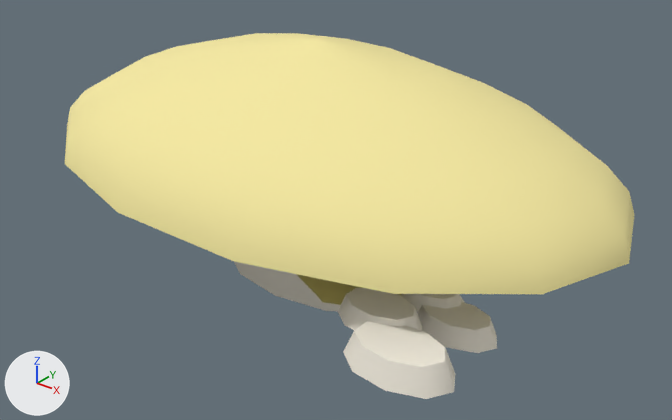
Two versions of the glTF model web-forest/public/model/species/pluteus-longistriatus.glb, one commit apart.
Both versions are drawn from a camera (50 mm lens) standing at (0.761, -0.878, 0.626) and looking at (0.059, -0.001, 0.083). The lights are fixed; the arrows at lower left show +X, +Y and +Z. The picture after the commit comes second. Where no turn or scale is listed for an object, it has been applied to the vertices. Vertices at exactly the same position are counted once.

Names of what the first picture shows: 'p0', 'p2', 'p4', 'p6', 'p8', 'stalk'.
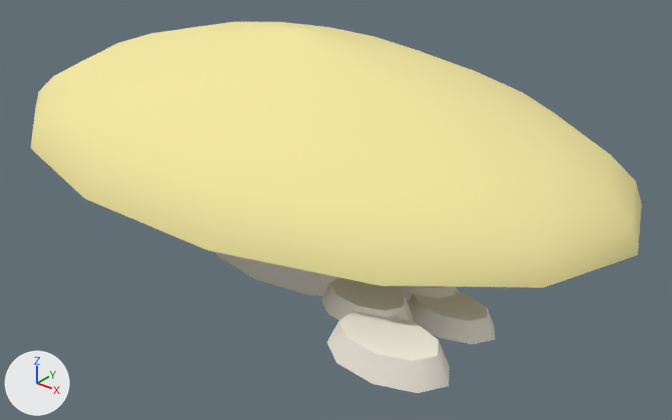
ob_body is not drawn itself; it is the parent of ob_p0, ob_p1, ob_p2, ob_p3, ob_p4, ob_p5, ob_p6, ob_p7.

Where the newer file only moved an object's origin or applied its transform, the numbers keep the older frame.

Pixel boxes [x1, y1, x2, y2] of what changed, in the pictures (672 x 420 px):
'stalk', reshaped (7% wider): before [65, 33, 634, 311]; after [31, 22, 642, 296]
'p4', moved, rescaled (10% wider): before [343, 321, 455, 399]; after [327, 311, 450, 393]
'p2', moved, rescaled (10% wider): before [418, 302, 497, 353]; after [408, 291, 495, 344]
'p8', moved, rescaled (9% wider): before [338, 287, 422, 330]; after [321, 278, 413, 322]
'p6', moved, rescaled: before [401, 294, 465, 312]; after [391, 286, 459, 301]
'p0', reshaped, moved, rescaled (mostly hidden afterwards): before [297, 274, 418, 310]; after [315, 273, 339, 286]
part 2 of me_mesh_1, deleted (brown): before [297, 274, 418, 310]

The change, as a diff of the scene's bpy script:
```diff
--- a/web-forest/public/model/species/pluteus-longistriatus.glb.py
+++ b/web-forest/public/model/species/pluteus-longistriatus.glb.py
@@ me_mesh_0 @@
 # used by ob_stalk; location = (0.05, -0.023, 0.0)
-me_mesh_0.from_pydata(...)  # 449 vertices, 844 faces; spans x -0.418..0.418, y -0.255..0.255, z 0.0..0.32
+me_mesh_0.from_pydata(...)  # 449 vertices, 844 faces; spans x -0.517..0.418, y -0.255..0.3, z 0.0..0.32
+# me_mesh_0 part 1: the loose piece of 147 vertices spanning x -0.418..0.418, y -0.255..0.255, z 0.0..0.32 is scaled about its middle by (1.12, 1.09, 1), then moved by (-0.05, 0.023, 0.0)
+# other edits to the shape of me_mesh_0 do not show in these pictures
 me_mesh_0.materials.append(mat_flat)
@@ me_mesh_1 @@
 # used by ob_p0; parent = ob_body; location = (0.0, 0.0, 0.216); rotation_euler = (0.0, -0.00466, 0.0), in degrees (0, -0.3, 0)
-me_mesh_1.from_pydata(...)  # 60 vertices, 108 faces; spans x -0.0016..0.0724, y -0.0807..0.0014, z -0.021..0.0468
+me_mesh_1.from_pydata(...)  # 40 vertices, 72 faces; spans x -0.0016..0.0536, y -0.0617..0.0014, z -0.021..0.0293
+# me_mesh_1 part 2: the loose piece of 20 vertices spanning x 0.0138..0.0724, y -0.0807..-0.022, z 0.0294..0.0468 is deleted
+# other edits to the shape of me_mesh_1 do not show in these pictures
 me_mesh_1.materials.append(mat_flat)
@@ ob_body @@
 ob_body = bpy.data.objects.new('body', None)
-ob_body.location = (0.0495, -0.0229, 0.0)
-ob_body.scale = (3.36, 2.1, 0.32)
+ob_body.location = (0.0, 0.0, 0.0)
+ob_body.scale = (3.76, 2.29, 0.32)
@@ ob_p0 @@
 ob_p0.parent = ob_body
-ob_p0.location = (0.0, 0.0, 0.216)
+ob_p0.location = (0.0, 0.0, 0.225)
 ob_p0.rotation_euler = (0.0, -0.00466, 0.0)  # degrees (0, -0.3, 0)
```
